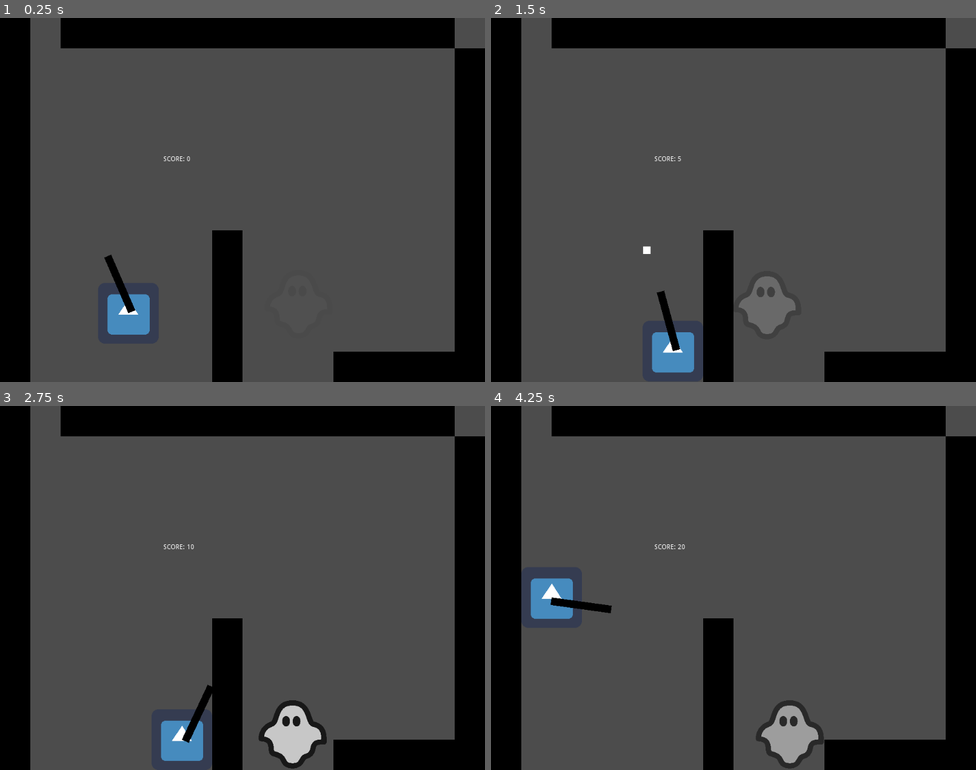
Above: before the commit, frames 1-4 (two rows, left to right).
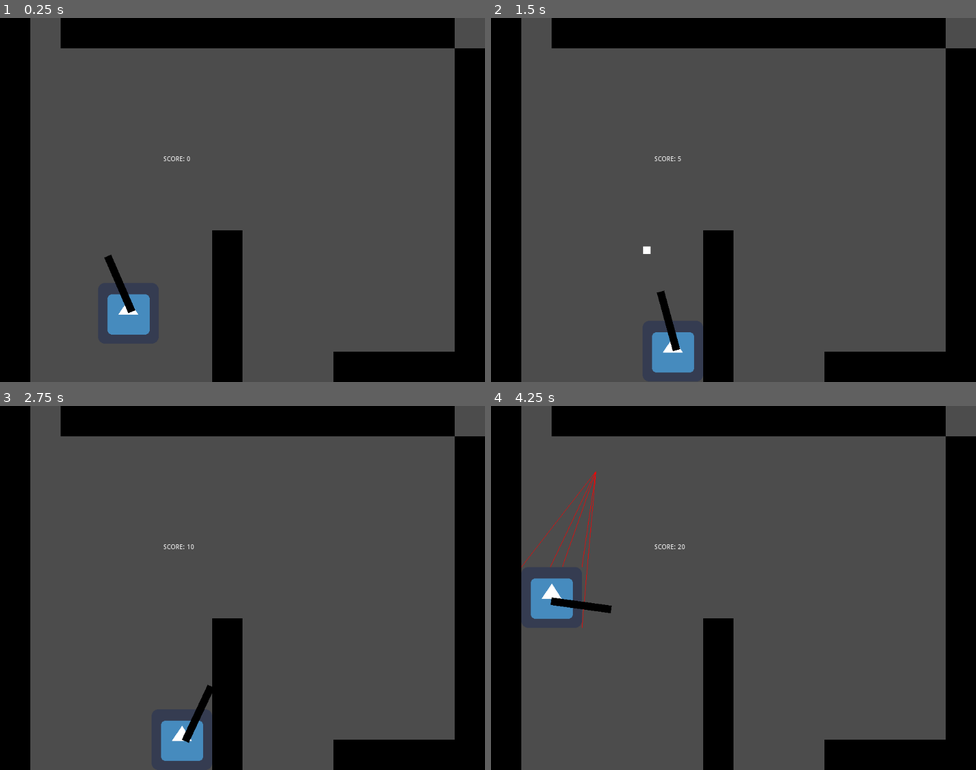
Above: after the commit, the same moments.

Repository: Develarooio/hoho-ohno
Game: Godot game, scene res://Levels/MaxTestLevel.tscn
Same seed, same stepped clock (60 frames per second), same inputs: the game is played once before the commit and once after it. The project has no main scene, so this scene is started directly. The engine's default icon, where the game draws it, is replaced by a stand-in: a white triangle on a blue panel in a dark square.
Inputs (mouse positions are in pixels of both pictures, inside the frame that each line leads up to):
- Up to frame 1 (0.25 s): no input
- Up to frame 2 (1.5 s): move the mouse to (840, 181) at 0.52 s; hold D (right) 0.53-1.28 s; tap Space (dash) at 0.6 s; move the mouse to (636, 218) at 1.27 s; hold S (down) from 1.28 s (still down); click (636, 218) at 1.35 s
- Up to frame 3 (2.75 s): move the mouse to (291, 507) at 2.02 s; release S (down) at 2.03 s; hold D (right) from 2.03 s (still down); tap Space (dash) at 2.1 s
- Up to frame 4 (4.25 s): move the mouse to (709, 660) at 2.77 s; release D (right) at 2.78 s; hold W (up) 2.78-3.53 s; click (709, 660) at 2.85 s; move the mouse to (879, 642) at 3.52 s; hold A (left) from 3.53 s (still down); tap Space (dash) at 3.6 s

The runs differ from the first frame. In frame 2, 1.0% of the frame differs, in the area x 51-63%, y 71-87%; in frame 3, 1.6%; in frame 4, 1.9%, in the area x 6-69%, y 18-100%.

Commit message:
Add Lunging

Diff:
--- a/Ghosty/Ghosty.gd
+++ b/Ghosty/Ghosty.gd
@@ -5,6 +5,11 @@
 var dir =  Vector2(rand_range(-100,100), rand_range(-100,100))
 var moving = true
 var ray_hits = []
+
+# lunging
+var lunge_direction = null
+var LUNGE_SPEED = 5
+var can_lunge = true
 
 func _can_see_player():
 	for b in $SiteArea.get_overlapping_bodies():
@@ -30,7 +35,7 @@
 	var ne_corner = Vector2((body_pos.x + extents.x), (body_pos.y - extents.y))
 	var se_corner = body_pos + extents
 
-	for pos in [body_pos , nw_corner, sw_corner, ne_corner, se_corner]:
+	for pos in [body_pos, nw_corner, sw_corner, ne_corner, se_corner]:
 		var ray_res = space_state.intersect_ray(global_position, pos, [self])
 		if ray_res and ray_res["collider"].get_name() == "Player":
 			ray_hits.append(ray_res.position)
@@ -41,17 +46,27 @@
 	else:
 		return false
 
-
+func _lunge(dir):
+	$LungeTimer.start()
+	can_lunge = false
+	lunge_direction = dir
 
 func _process(delta):
-	print(ray_hits)
-	print(_can_see_player())
+
+	var transparency = GAME_STATE.insanity / GAME_STATE.MAX_INSANITY
+	$GhostySprite.set_modulate(Color(1,1,1,transparency))
+
+	# Early return if lunging
+	if lunge_direction:
+		move_and_slide(-lunge_direction * LUNGE_SPEED)
+		return
+
+	if _can_see_player() and can_lunge:
+		_lunge(global_position - ray_hits[0])
+
 	if (rand_range(0,1) > 0.97):
 		moving = !moving
 
-	var transparency = GAME_STATE.insanity / GAME_STATE.MAX_INSANITY
-	GAME_STATE.adjust_insanity(rand_range(-10,10))
-	$GhostySprite.set_modulate(Color(1,1,1,transparency))
 	# Only change direction x% of the time where x is (1-DIR_CHANGE_LIKELIHOOD)*100
 	if (rand_range(0.0,1.0) > DIR_CHANGE_LIKELIHOOD):
 		dir.x = rand_range(-100,100)
@@ -61,3 +76,15 @@
 
 	if moving:
 		move_and_slide(dir * SPEED)
+
+
+func _on_LungeTimer_timeout():
+	$LungeTimer.stop()
+	$LungeCooldown.start()
+	print("lunge over")
+	lunge_direction = null
+
+func _on_LungeCooldown_timeout():
+	$LungeCooldown.stop()
+	print("cooldowned")
+	can_lunge = true
--- a/Ghosty/Ghosty.tscn
+++ b/Ghosty/Ghosty.tscn
@@ -48,3 +48,21 @@
 
 shape = SubResource( 2 )
 _sections_unfolded = [ "Visibility" ]
+
+[node name="LungeTimer" type="Timer" parent="." index="3"]
+
+process_mode = 1
+wait_time = 0.6
+one_shot = false
+autostart = false
+
+[node name="LungeCooldown" type="Timer" parent="." index="4"]
+
+process_mode = 1
+wait_time = 1.0
+one_shot = false
+autostart = false
+
+[connection signal="timeout" from="LungeTimer" to="." method="_on_LungeTimer_timeout"]
+
+[connection signal="timeout" from="LungeCooldown" to="." method="_on_LungeCooldown_timeout"]
